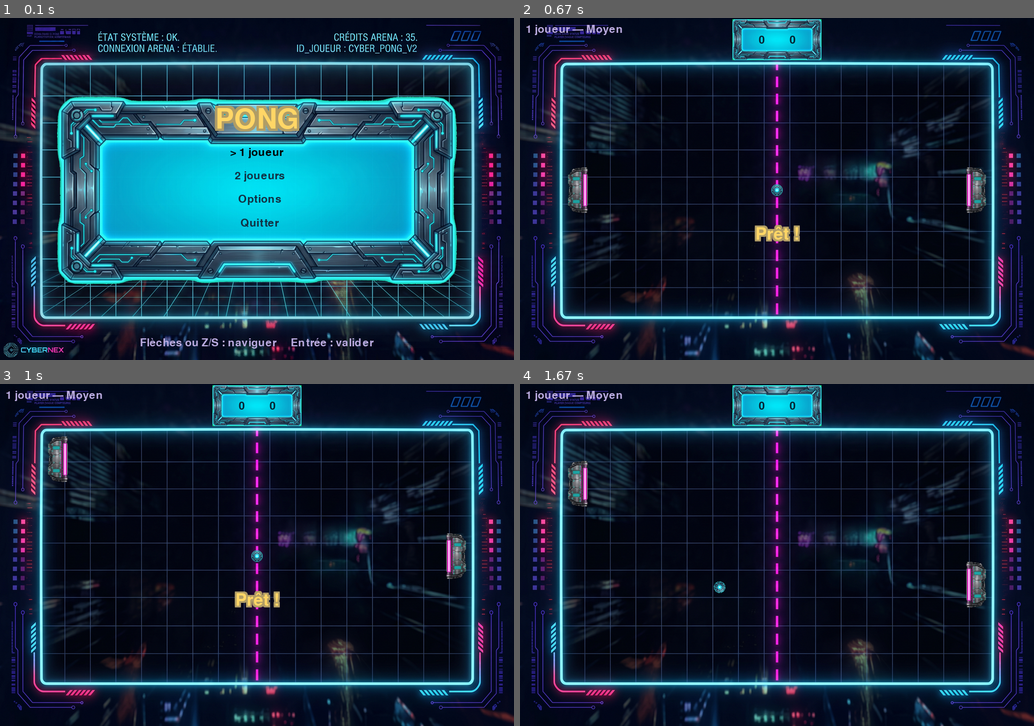
Above: before the commit, frames 1-4 (two rows, left to right).
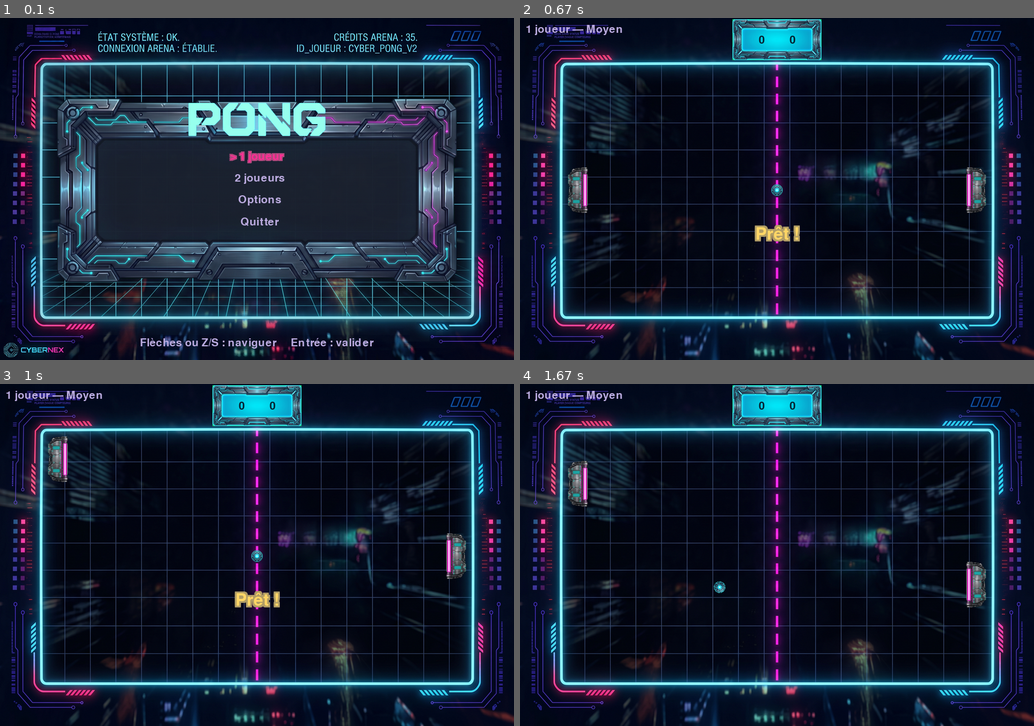
Above: after the commit, the same moments.

Repository: Lamizana/Pong
Game: pygame game, started from main.py
Two runs of this game, one before a commit and one after it. Both use one fixed random seed, a clock stepped at 60 frames per second and the inputs below.
Inputs:
- Up to frame 1 (0.1 s): no input
- Up to frame 2 (0.67 s): tap Enter at 0.33 s
- Up to frame 3 (1 s): hold W from 0.67 s (still down)
- Up to frame 4 (1.67 s): release W at 1.13 s; hold S 1.17-1.47 s; tap Z at 1.23, 1.57 s; hold W from 1.5 s (still down)

The runs differ from the first frame. In frame 1, 35% of the frame differs, in the area x 11-89%, y 23-78%; in frame 2, nothing differs; in frame 3, nothing differs; in frame 4, nothing differs.

Commit message:
feat(menu): panneau rectangle_menu_03, titre en image et options en clair

Diff:
--- a/pong/resources.py
+++ b/pong/resources.py
@@ -22,6 +22,7 @@
         self.background = self._load_opaque(settings.ASSET_BACKGROUND)
         self.menu_background = self._load_opaque(settings.ASSET_MENU)
         self.menu_frame = self._load_sprite(settings.ASSET_MENU_FRAME)
+        self.title = self._load_sprite(settings.ASSET_TITLE)
         self.score_screen = self._load_sprite(settings.ASSET_SCORE_SCREEN)
         self.paddle_left = self._load_sprite(settings.ASSET_PADDLE_LEFT)
         self.paddle_right = self._load_sprite(settings.ASSET_PADDLE_RIGHT)
--- a/pong/scenes/menu.py
+++ b/pong/scenes/menu.py
@@ -57,22 +57,27 @@
             (settings.FIELD_TOP + settings.FIELD_BOTTOM) // 2))
         surface.blit(frame, frame_rect)
 
-        # Titre, dans la bande haute du cadre.
-        synthwave.glow_text(surface, self.app.font_large, settings.CAPTION.upper(),
-                            settings.NEON_YELLOW,
-                            center=(center_x, frame_rect.top + 40), spread=4)
+        # Titre (image), dans la bande haute du cadre.
+        title = self.app.assets.title
+        surface.blit(title, title.get_rect(center=(
+            center_x, frame_rect.top + 8 + title.get_height() // 2)))
 
-        # Options, dans la zone centrale (cyan) du cadre ; texte sombre lisible.
-        zone_top = frame_rect.top + int(0.24 * frame_rect.height)
+        # Options, dans la zone centrale du cadre ; texte clair (fond sombre).
+        zone_top = frame_rect.top + int(0.26 * frame_rect.height)
         zone_bottom = frame_rect.top + int(0.74 * frame_rect.height)
         spacing = max(1, (zone_bottom - zone_top) // len(self.options))
         first_y = zone_top + spacing // 2
         for i, (label, _, _) in enumerate(self.options):
             selected = i == self.index
-            color = (0, 0, 0) if selected else (18, 48, 66)
+            color = settings.NEON_PINK if selected else settings.TEXT_DIM
             prefix = "> " if selected else "  "
-            self.app.draw_text(surface, prefix + label, self.app.font_small, color,
-                               center=(center_x, first_y + i * spacing))
+            if selected:
+                synthwave.glow_text(surface, self.app.font_small, prefix + label,
+                                    color, center=(center_x, first_y + i * spacing),
+                                    spread=2)
+            else:
+                self.app.draw_text(surface, prefix + label, self.app.font_small,
+                                   color, center=(center_x, first_y + i * spacing))
 
         self.app.draw_text(surface, "Flèches ou Z/S : naviguer     Entrée : valider",
                            self.app.font_small, settings.TEXT_DIM,
--- a/pong/scenes/options.py
+++ b/pong/scenes/options.py
@@ -73,19 +73,24 @@
                             settings.NEON_YELLOW,
                             center=(center_x, frame_rect.top + 40), spread=4)
 
-        # Lignes dans la zone centrale (cyan) du cadre ; texte sombre lisible.
+        # Lignes dans la zone centrale du cadre ; texte clair (fond sombre).
         rows = self._rows()
-        zone_top = frame_rect.top + int(0.24 * frame_rect.height)
+        zone_top = frame_rect.top + int(0.26 * frame_rect.height)
         zone_bottom = frame_rect.top + int(0.74 * frame_rect.height)
         spacing = max(1, (zone_bottom - zone_top) // len(rows))
         first_y = zone_top + spacing // 2
         for i, (label, value) in enumerate(rows):
             selected = i == self.index
-            color = (0, 0, 0) if selected else (18, 48, 66)
+            color = settings.NEON_PINK if selected else settings.TEXT_DIM
             prefix = "> " if selected else "  "
             text = f"{prefix}{label}" + (f" : {value}" if value else "")
-            self.app.draw_text(surface, text, self.app.font_small, color,
-                               center=(center_x, first_y + i * spacing))
+            center = (center_x, first_y + i * spacing)
+            if selected:
+                synthwave.glow_text(surface, self.app.font_small, text, color,
+                                    center=center, spread=2)
+            else:
+                self.app.draw_text(surface, text, self.app.font_small, color,
+                                   center=center)
 
         self.app.draw_text(surface,
                            "Flèches ←/→ : changer     Entrée/Échap : retour",
--- a/pong/settings.py
+++ b/pong/settings.py
@@ -112,6 +112,7 @@
 ASSET_BACKGROUND = "background.png"
 ASSET_MENU = "menu.png"
 ASSET_MENU_FRAME = "menu_frame.png"
+ASSET_TITLE = "title.png"
 ASSET_SCORE_SCREEN = "score_screen.png"
 ASSET_PADDLE_LEFT = "paddle_left.png"
 ASSET_PADDLE_RIGHT = "paddle_right.png"
--- a/scripts/prepare_assets.py
+++ b/scripts/prepare_assets.py
@@ -28,6 +28,13 @@
 # La région couvre le panneau entier, sans le bord néon qui l'entoure.
 SCORE_SCREEN_BOX = (0.063, 0.130, 0.936, 0.870)
 SCORE_SCREEN_HEIGHT = 72
+
+# Titre du menu : le fond est un vert sombre (≈ (2, 60, 45)) que le chroma-key
+# habituel ne détecte pas (bleu trop proche du vert). On le repère par sa
+# dominante verte et sa faible luminance.
+DARK_GREEN_DOM = 8
+DARK_GREEN_LUM = 170
+TITLE_WIDTH = 240
 
 
 def is_green_background(r, g, b):
@@ -52,6 +59,24 @@
 
     out = image.convert("RGBA")
     out.putalpha(keep)
+    return out
+
+
+def remove_dark_green_background(image):
+    """Rend transparent un fond vert sombre (image de titre).
+
+    Le fond est un vert foncé (≈ (2, 60, 45)) : le vert domine, mais le bleu
+    reste proche, donc `remove_green_background` le laisse passer. On le
+    détecte par sa dominante verte ET sa faible luminance, ce qui retire aussi
+    le halo vert autour des lettres.
+    """
+    out = image.convert("RGBA")
+    px = out.load()
+    for y in range(out.height):
+        for x in range(out.width):
+            r, g, b, _ = px[x, y]
+            if g - max(r, b) >= DARK_GREEN_DOM and (r + g + b) / 3 < DARK_GREEN_LUM:
+                px[x, y] = (r, g, b, 0)
     return out
 
 
@@ -131,9 +156,14 @@
     image.save(dest)
 
 
-def build_sprite(source, dest, *, height=None, width=None, max_size=None):
-    """Sprite transparent : détourage + recadrage + redimensionnement."""
-    image = crop_to_content(remove_green_background(_load(source)))
+def build_sprite(source, dest, *, height=None, width=None, max_size=None,
+                 keyer=remove_green_background):
+    """Sprite transparent : détourage + recadrage + redimensionnement.
+
+    `keyer` : fonction de détourage (fond vert vif par défaut, vert sombre
+    pour les images de titre).
+    """
+    image = crop_to_content(keyer(_load(source)))
     if height is not None:
         image = fit_height(image, height)
     elif width is not None:
@@ -162,12 +192,14 @@
     build_sprite("raquette_gauche.jpeg", OUT / "paddle_left.png", height=80)
     build_sprite("raquette_droite.jpeg", OUT / "paddle_right.png", height=80)
     build_sprite("balle.jpeg", OUT / "ball.png", max_size=20)
-    build_sprite("rectangle_menu_01.jpeg", OUT / "menu_frame.png", width=880)
+    build_sprite("rectangle_menu_03.jpeg", OUT / "menu_frame.png", width=880)
+    build_sprite("tittre_02.jpeg", OUT / "title.png", width=TITLE_WIDTH,
+                 keyer=remove_dark_green_background)
     build_region("rectangle_menu_01.jpeg", OUT / "score_screen.png",
                  SCORE_SCREEN_BOX, height=SCORE_SCREEN_HEIGHT)
 
     for name in ("background", "menu", "paddle_left", "paddle_right", "ball",
-                 "menu_frame", "score_screen"):
+                 "menu_frame", "title", "score_screen"):
         path = OUT / f"{name}.png"
         with Image.open(path) as im:
             print(f"  {path.relative_to(ROOT)}  {im.size}  {im.mode}")
--- a/tests/test_assets.py
+++ b/tests/test_assets.py
@@ -18,6 +18,7 @@
     assert max(store.ball.get_size()) <= 24
     assert store.menu_frame.get_width() <= 900
     assert store.score_screen.get_height() == 72
+    assert store.title.get_width() == 240
 
 
 def test_sprites_have_transparent_corners():
--- a/tests/test_prepare_assets.py
+++ b/tests/test_prepare_assets.py
@@ -13,6 +13,7 @@
     crop_to_content,
     fit_width,
     is_green_background,
+    remove_dark_green_background,
     remove_green_background,
 )
 
@@ -82,3 +83,14 @@
     out = crop_region(image, (0.2, 0.4, 0.8, 0.6))
 
     assert out.size == (60, 10)
+
+
+def test_remove_dark_green_background_keys_dark_green():
+    image = Image.new("RGBA", (2, 1))
+    image.putpixel((0, 0), (2, 60, 45, 255))      # vert sombre → transparent
+    image.putpixel((1, 0), (150, 255, 238, 255))  # lettre claire → conservée
+
+    out = remove_dark_green_background(image)
+
+    assert out.getpixel((0, 0))[3] == 0
+    assert out.getpixel((1, 0))[3] == 255
Binary file changed: pong/assets/menu_frame.png
Binary file added: pong/assets/title.png
